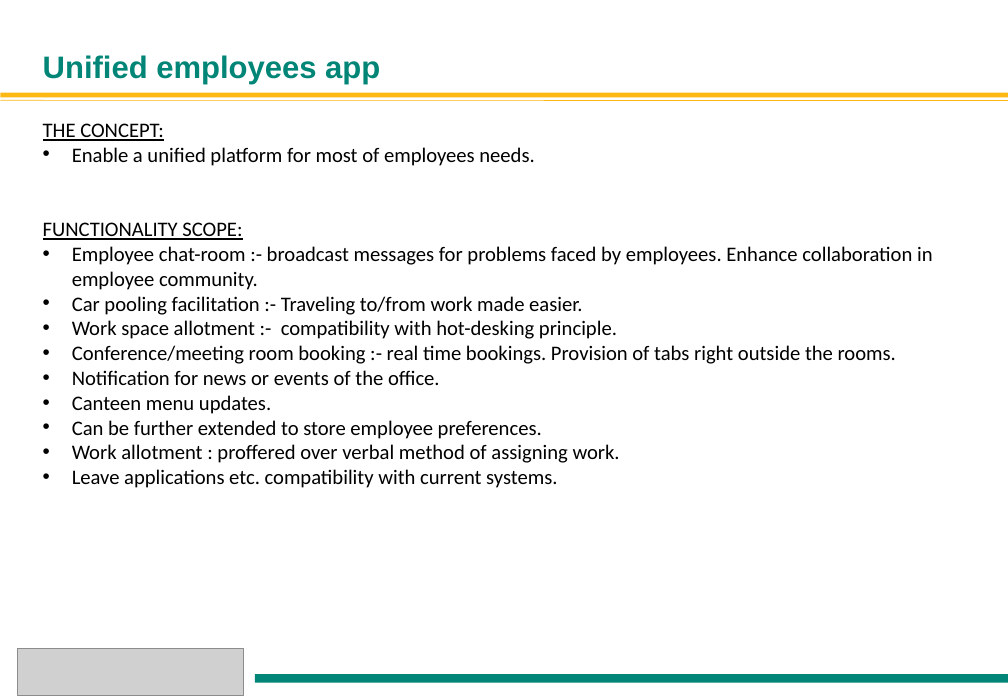
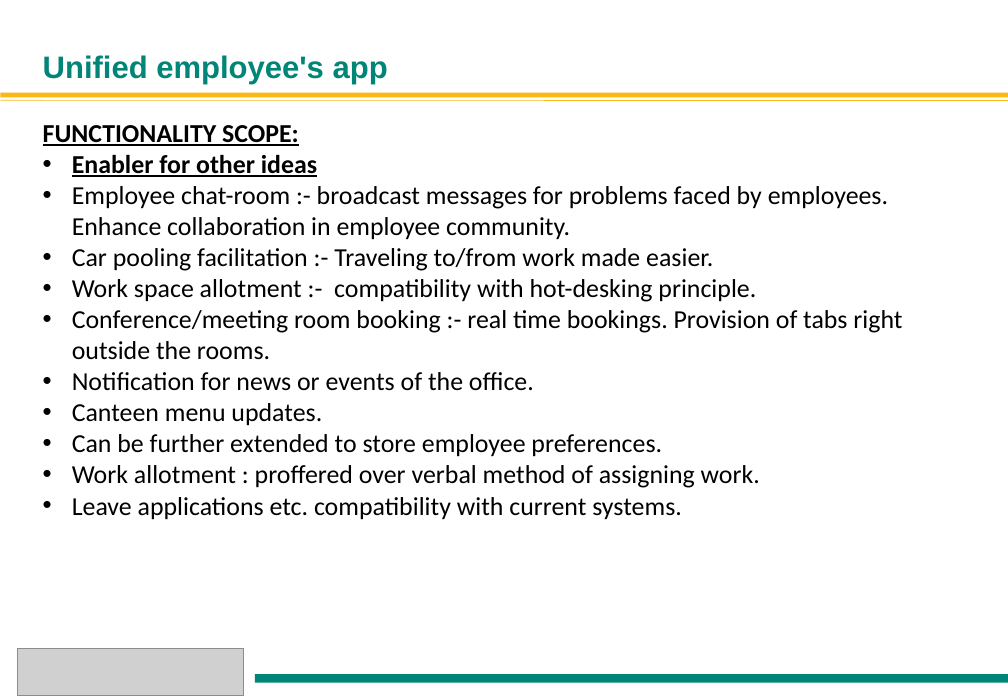
Before and after one commit to Anuragkedia/Anuragkedia.github.io, a slide deck: slide 16 of Smart office2.ppt (slide 15 before the commit). Drawn at 1008x698 pixels with LibreOffice and Linux fonts; fonts in the diff are those of the drawing; grey boxes stand for pictures. Boxes give left, top, right and bottom in pixels: in the first picture for what was removed or moved away, otherwise in the second. Text is boxed around its words. In the diff, an @@ line names an element or a change of style, - is before the commit and + after.

```diff
--- a/Smart office2.ppt
+++ b/Smart office2.ppt
@@ title at <box>43,55,388,84</box>: text changed @@
-Unified employees app
+Unified employee's app
@@ text at <box>43,123,534,166</box>: paragraphs removed @@
-THE CONCEPT:
-• Enable a unified platform for most of employees needs.
@@ text at <box>43,125,902,520</box>: size 16 to 20 pt; bold on in "FUNCTIONALITY SCOPE:" @@
@@ text at <box>72,155,317,177</box>: paragraph added @@
+• Enabler for other ideas
```
Also in this commit, not shown: 6 other slides changed, 9 slides added, 6 slides removed.
